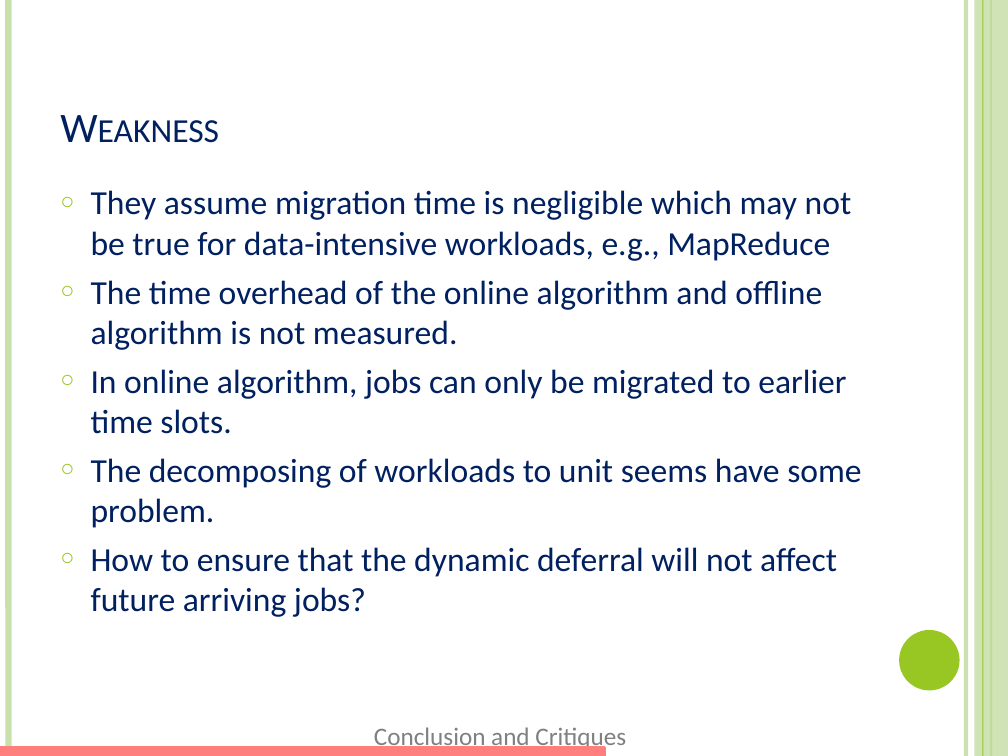
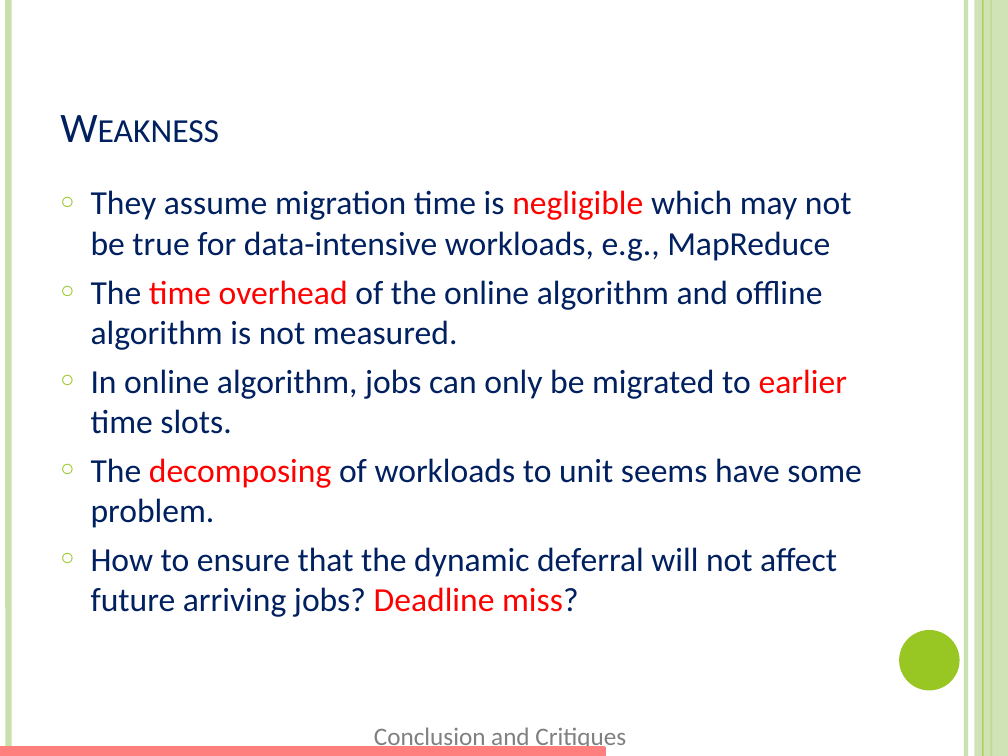
Before and after one commit to xizhonghua/GreenDC-Summary, a slide deck: slide 37 of file/Adnan12-EEGLB.pptm. Drawn at 1008x756 pixels with LibreOffice and Linux fonts; fonts in the diff are those of the drawing. Boxes give left, top, right and bottom in pixels: in the first picture for what was removed or moved away, otherwise in the second. Text is boxed around its words. In the diff, an @@ line names an element or a change of style, - is before the commit and + after.

```diff
--- a/file/Adnan12-EEGLB.pptm
+++ b/file/Adnan12-EEGLB.pptm
@@ text at [91, 190, 861, 528]: text colour #002060 to #FF0000 in "negligible", "time overhead", "earlier", "decomposing" @@
@@ text at [91, 547, 837, 617]: text changed @@
-○ How to ensure that the dynamic deferral will not affect future arriving jobs?
+○ How to ensure that the dynamic deferral will not affect future arriving jobs? Deadline miss?
```
Also in this commit, not shown: 15 other slides changed, 1 slide added.
